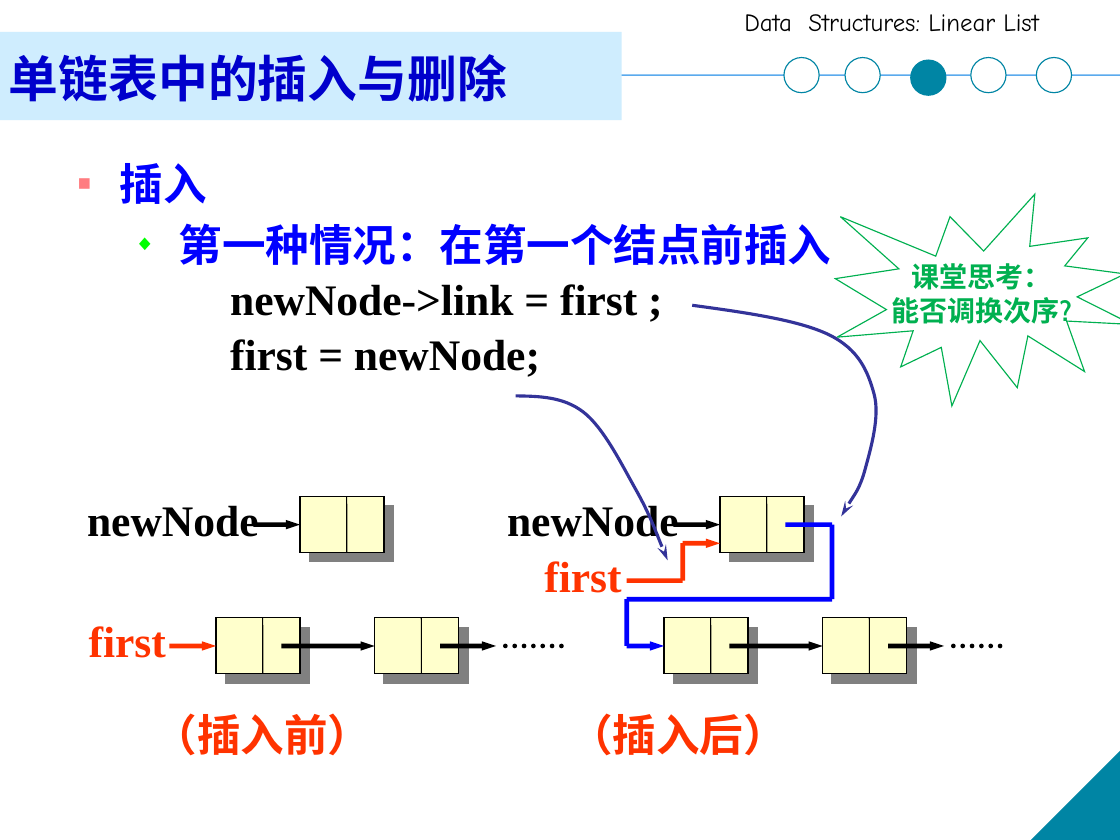
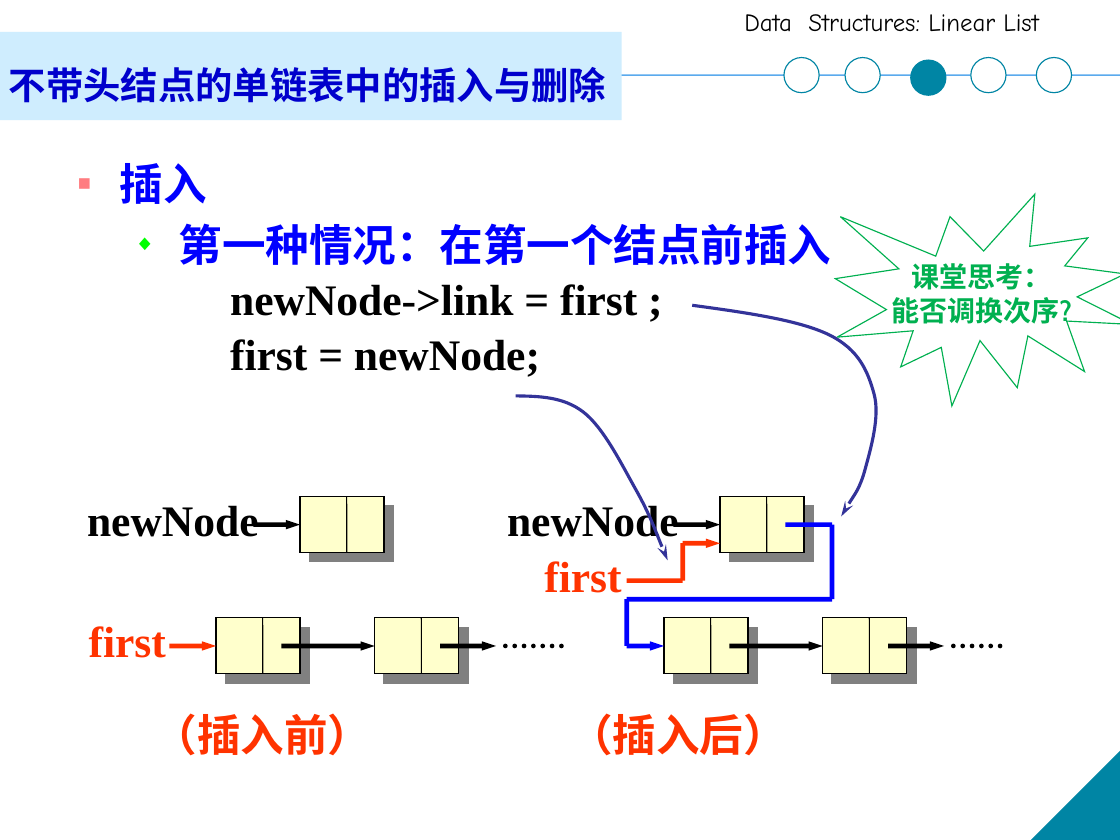
Before and after one commit to XinweiJiang/xinweijiang.github.io, a slide deck: slide 49 of course/ds-a/ds-a-ch2.pptx. Drawn at 1120x840 pixels with LibreOffice and Linux fonts; fonts in the diff are those of the drawing. Boxes give left, top, right and bottom in pixels: in the first picture for what was removed or moved away, otherwise in the second. Text is boxed around its words. In the diff, an @@ line names an element or a change of style, - is before the commit and + after.

```diff
--- a/course/ds-a/ds-a-ch2.pptx
+++ b/course/ds-a/ds-a-ch2.pptx
@@ title at <box>9,67,606,103</box>: text changed; size 32 to 24 pt @@
-单链表中的插入与删除
+不带头结点的单链表中的插入与删除
```
Also in this commit, not shown: 17 other slides changed.
